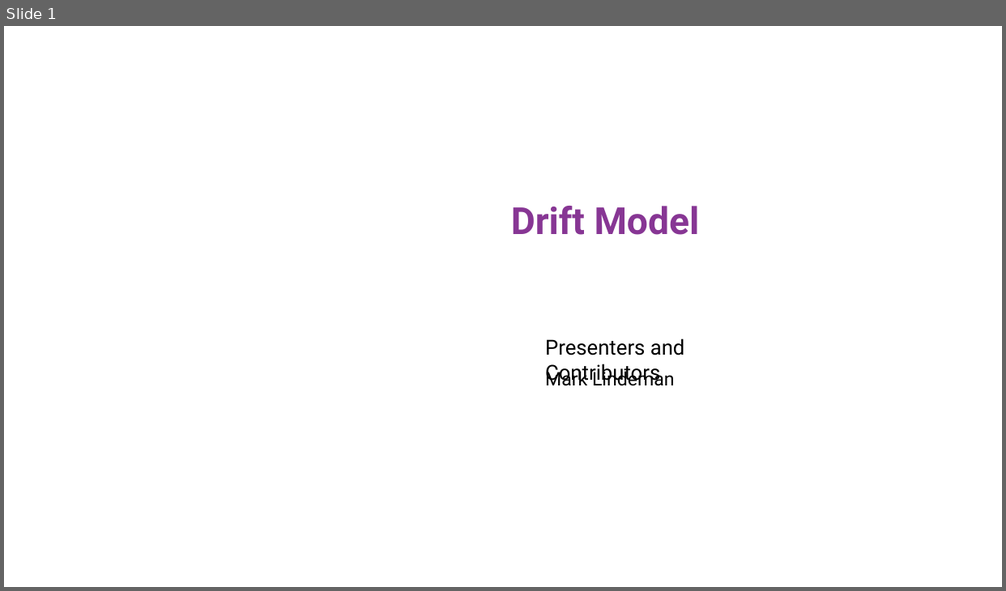
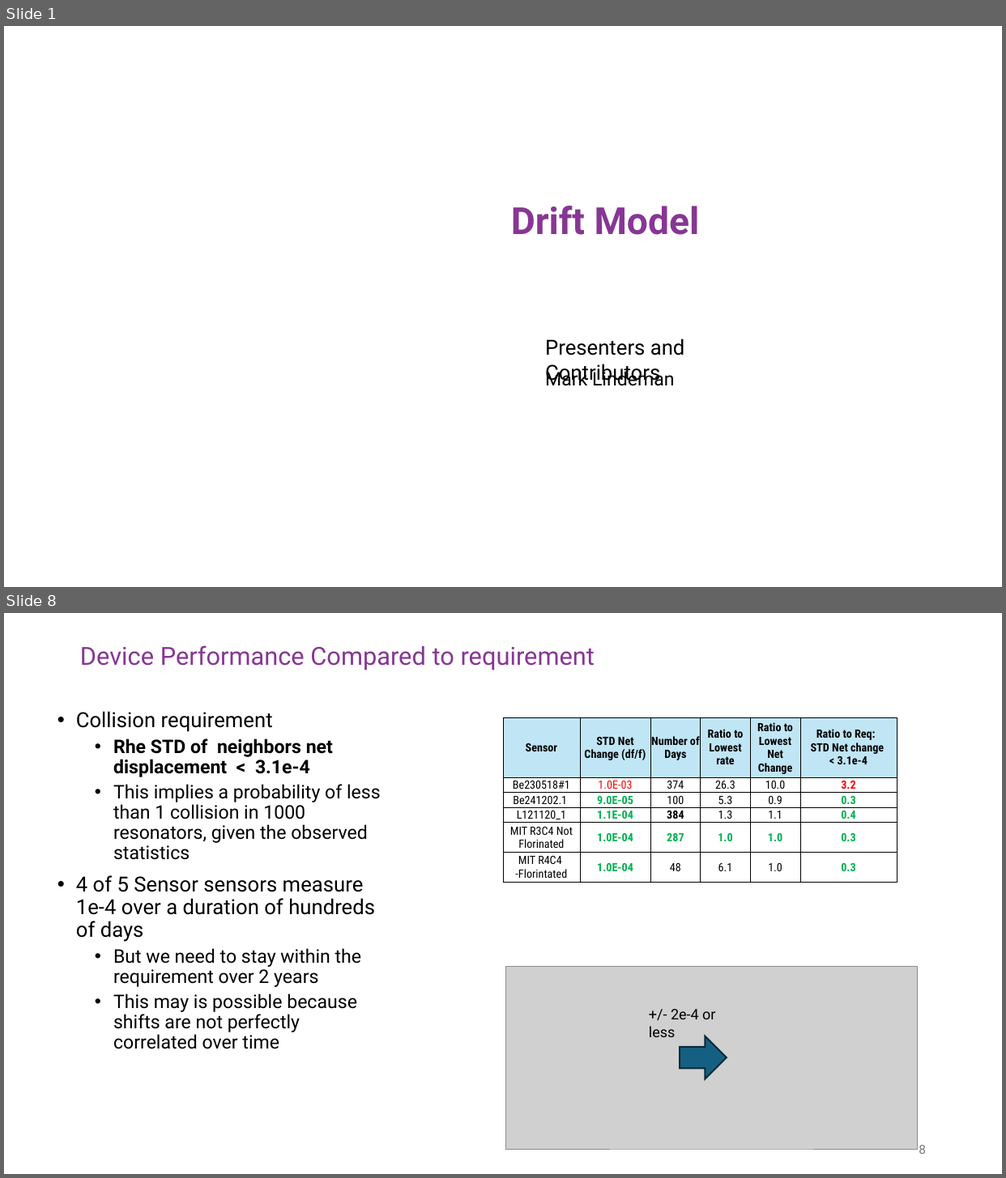
Before and after one commit to malindeman1999/python_drift_model, a slide deck: 2026-4-27 drift model.pptx. Shown one above the other, each under a label of ours: slide 1 before the commit, slides 1 and 8 after it; the slides between them are not shown. The pictures are 1006x591 and 1006x1178 pixels, drawn with LibreOffice and Linux fonts; fonts in the diff are those of the drawing; grey boxes stand for pictures; background and template pictures are left out. Boxes give left, top, right and bottom in pixels: in the first picture for what was removed or moved away, otherwise in the second. Text is boxed around its words. In the diff, an @@ line names an element or a change of style, - is before the commit and + after.

Commit message:
Update collision model logic and project files

```diff
--- a/2026-4-27 drift model.pptx
+++ b/2026-4-27 drift model.pptx
@@ slide 8 added at <box>4,613,1002,1174</box>, background #FFFFFF @@
@@ title added at <box>80,645,594,671</box>, 24 pt, text #873694 @@
+Device Performance Compared to requirement
@@ text added at <box>76,711,381,1050</box>, 18 pt, text #000000 @@
+• Collision requirement
+  • Rhe STD of neighbors net displacement < 3.1e-4
+  • This implies a probability of less than 1 collision in 1000 resonators, given the observed statistics
+• 4 of 5 Sensor sensors measure 1e-4 over a duration of hundreds of days
+  • But we need to stay within the requirement over 2 years
+  • This may is possible because shifts are not perfectly correlated over time
@@ table added at <box>503,717,898,883</box>, 6 rows, 6 columns @@
+Sensor | STD Net Change (df/f) | Number of Days | Ratio to Lowest rate | Ratio to Lowest Net Change | Ratio to Req: STD Net change < 3.1e-4
+Be230518#1 | 1.0E-03 | 374 | 26.3 | 10.0 | 3.2
+Be241202.1 | 9.0E-05 | 100 | 5.3 | 0.9 | 0.3
+L121120_1 | 1.1E-04 | 384 | 1.3 | 1.1 | 0.4
+MIT R3C4 Not Florinated | 1.0E-04 | 287 | 1.0 | 1.0 | 0.3
+MIT R4C4 -Florintated | 1.0E-04 | 48 | 6.1 | 1.0 | 0.3
@@ picture added at <box>506,966,918,1149</box> @@
@@ text added at <box>649,1009,715,1037</box>, 14 pt, text #000000 @@
++/- 2e-4 or less
@@ right arrow added at <box>680,1037,727,1080</box>, fill #156082, outline #092A39 1.5 pt @@
@@ page number added at <box>918,1145,926,1154</box>, 12 pt, text #797979 @@
+8
```
Also in this commit, not shown: 4 slides changed, 13 other slides added, 4 slides removed, 4 other files.
